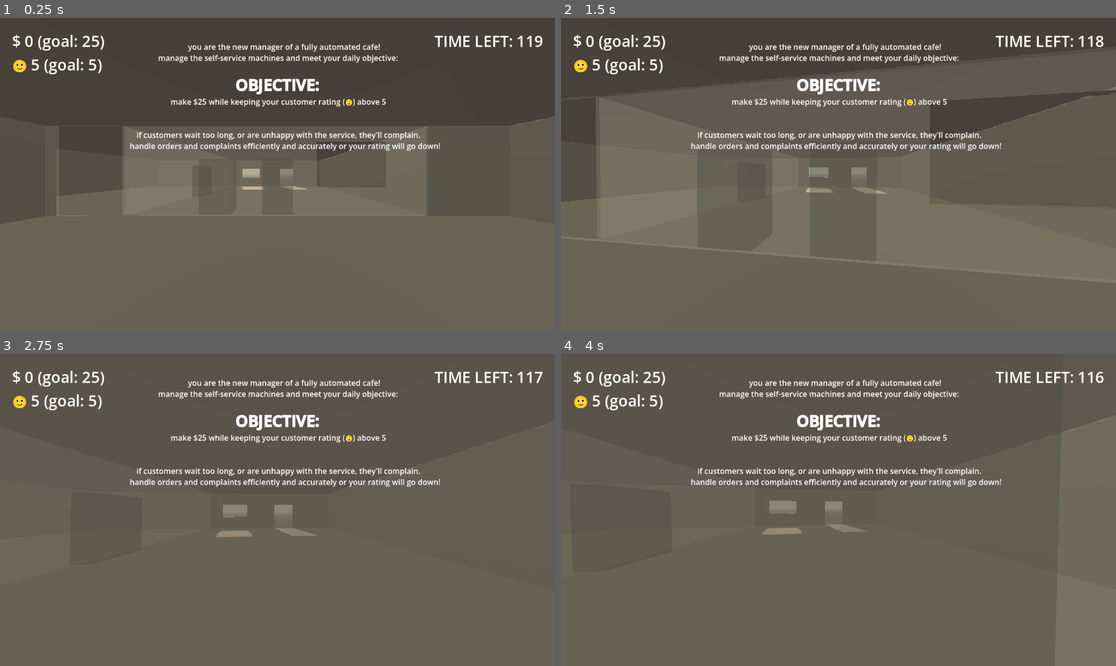
Above: before the commit, frames 1-4 (two rows, left to right).
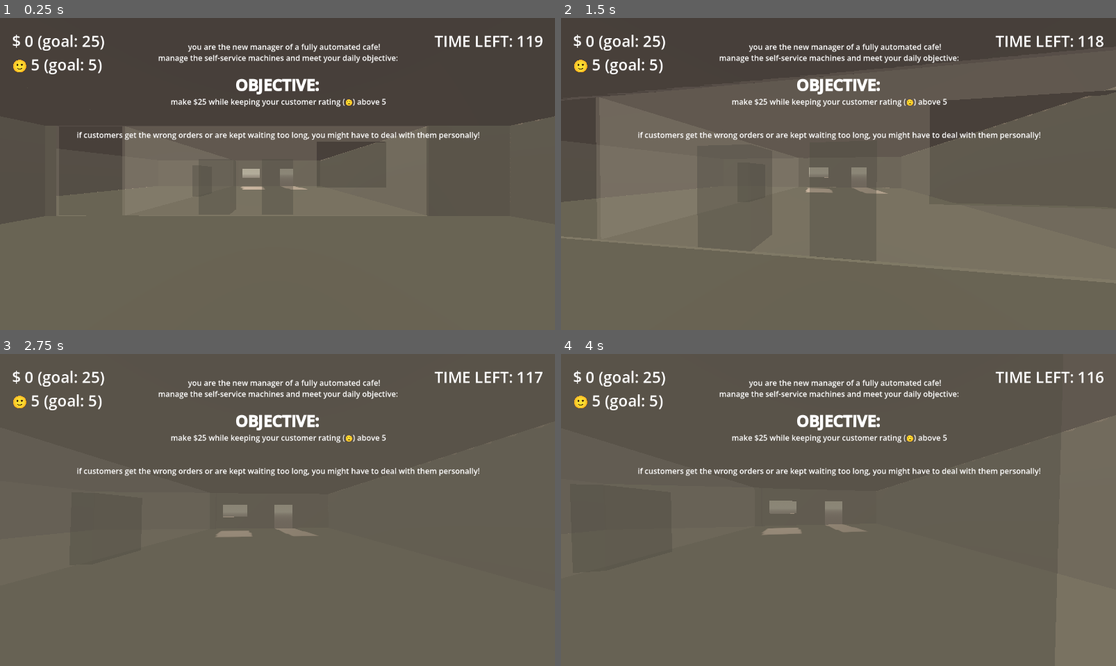
Above: after the commit, the same moments.

Repository: Sunday-Studio-Team/cafe
Game: Godot game, scene res://main.tscn
Same seed, same stepped clock (60 frames per second), same inputs: the game is played once before the commit and once after it.
Inputs (mouse positions are in pixels of both pictures, inside the frame that each line leads up to):
- Up to frame 1 (0.25 s): no input
- Up to frame 2 (1.5 s): tap Enter at 0.5 s; move the mouse to (866, 174) at 0.52 s; hold E (interact) 0.53-1.28 s; hold W (move_forward) from 0.53 s (still down); move the mouse to (810, 174) at 1.27 s; tap I at 1.35 s
- Up to frame 3 (2.75 s): keep holding W (move_forward); move the mouse to (288, 503) at 2.02 s; hold E (interact) from 2.03 s (still down)
- Up to frame 4 (4 s): keep holding W (move_forward); tap Space at 2.75 s; move the mouse to (832, 516) at 2.77 s; release E (interact) at 2.78 s; tap I at 2.85 s; tap Enter at 3.5 s; move the mouse to (877, 513) at 3.52 s; hold E (interact) from 3.53 s (still down)

The runs differ from the first frame. In frame 1, 1.4% of the frame differs, in the area x 13-87%, y 36-43%; in frame 2, 1.4%; in frame 3, 1.4%; in frame 4, 1.4%.

Commit message:
simplify tutorial text

Diff:
--- a/godot/main.tscn
+++ b/godot/main.tscn
@@ -252,7 +252,6 @@
 [node name="Objective" type="RichTextLabel" parent="UI/MarginContainer" unique_id=2027255565]
 custom_minimum_size = Vector2(400, 250)
 layout_mode = 2
-theme_override_font_sizes/normal_font_size = 16
 theme_override_font_sizes/bold_font_size = 32
 bbcode_enabled = true
 text = "[b]OBJECTIVE:[/b]
--- a/godot/ui.gd
+++ b/godot/ui.gd
@@ -18,8 +18,7 @@
 		"
 		you are the new manager of a fully automated cafe! \n manage the self-service machines and meet your daily objective:
 		\n [b]OBJECTIVE:[/b] \n make $%s while keeping your customer rating (🙂) above %s
-		\n \n if customers wait too long, or are unhappy with the service, they'll complain.
-		handle orders and complaints efficiently and accurately or your rating will go down!
+		\n \n if customers get the wrong orders or are kept waiting too long, you might have to deal with them personally!
 		"
 		% [Global.goal_profit, Global.goal_customer_score]
 	)
